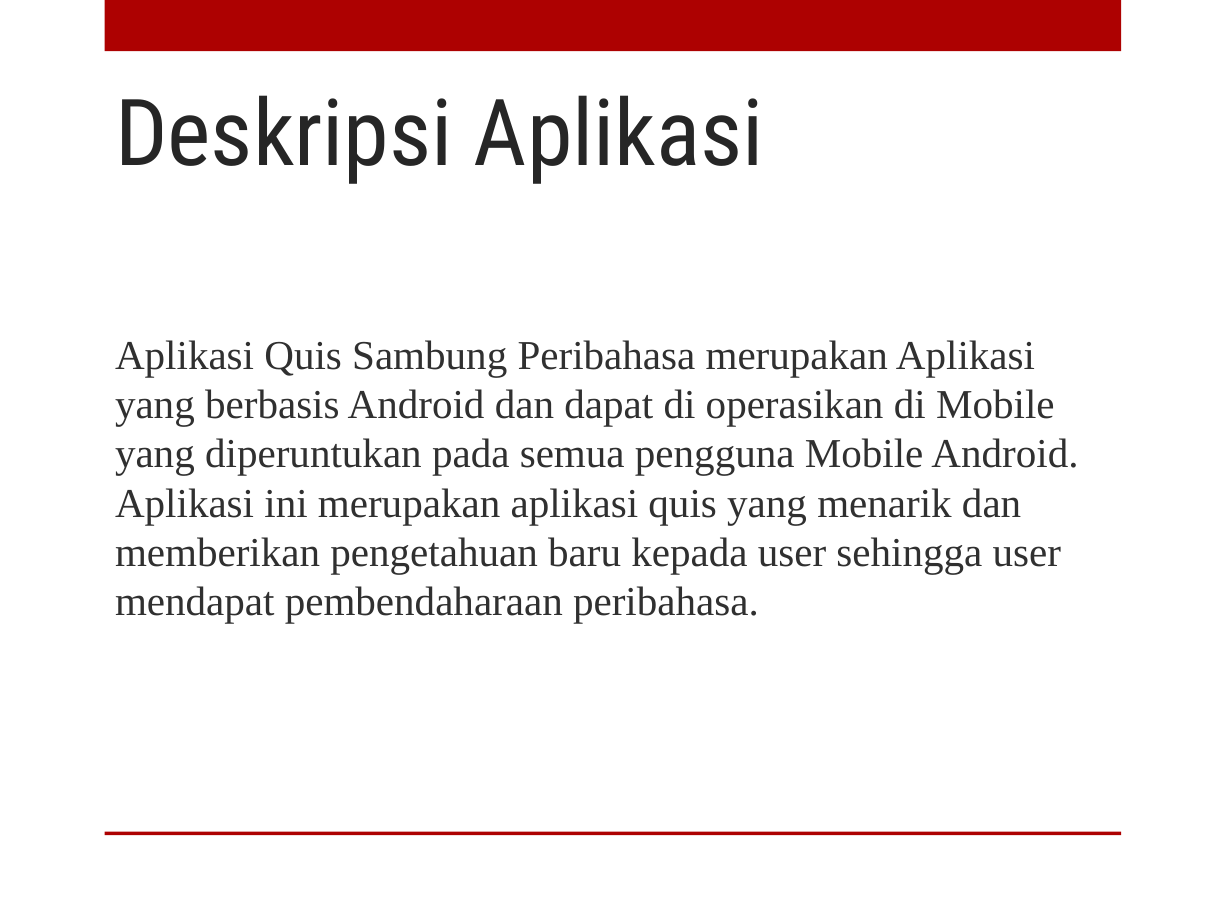
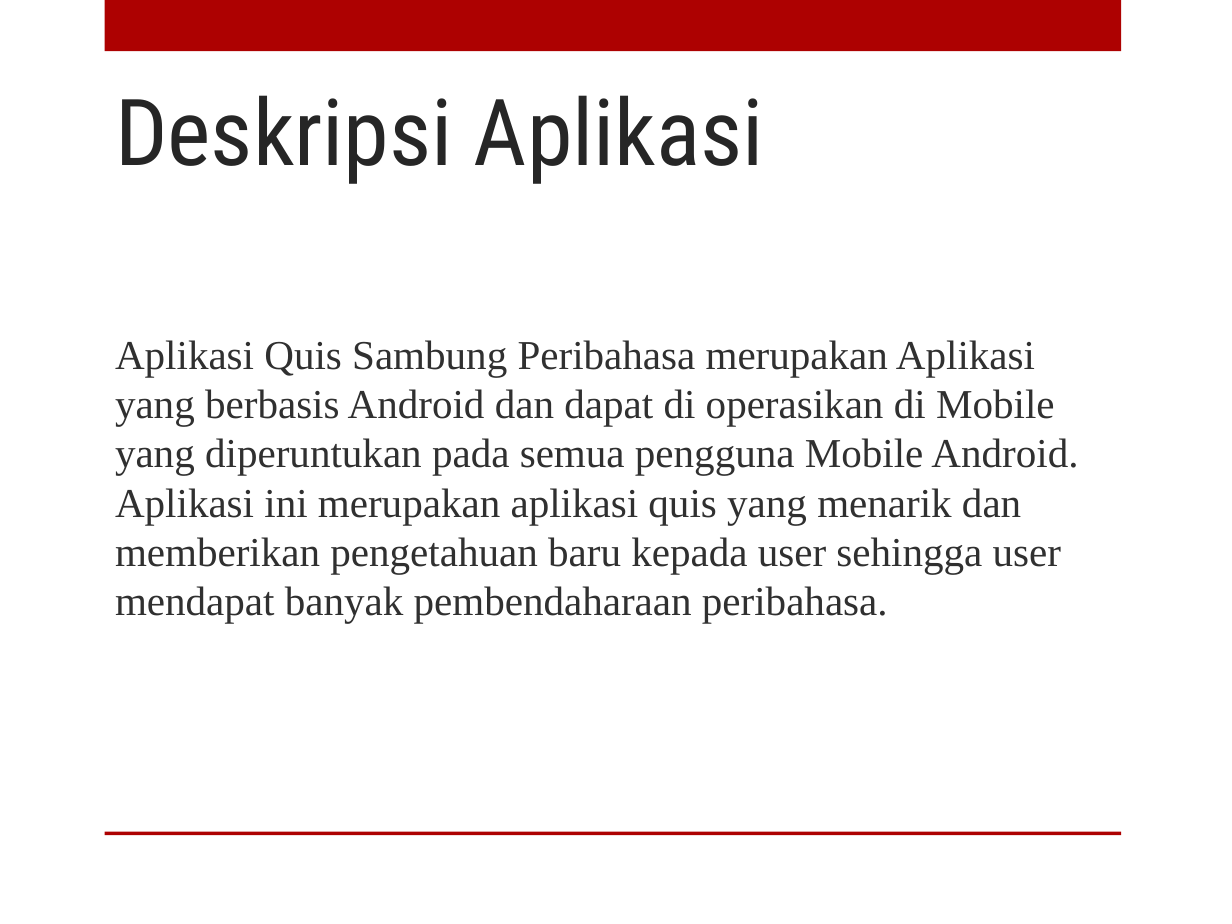
Before and after one commit to FikriFikrulMubarok/Tubes--IFG--1127050059--1127050043, a slide deck: slide 2 of Aplikasi Quis Sambung Peribahasa.pptx. Drawn at 1232x924 pixels with LibreOffice and Linux fonts; fonts in the diff are those of the drawing; background and template pictures are left out. Boxes give left, top, right and bottom in pixels: in the first picture for what was removed or moved away, otherwise in the second. Text is boxed around its words. In the diff, an @@ line names an element or a change of style, - is before the commit and + after.

```diff
--- a/Aplikasi Quis Sambung Peribahasa.pptx
+++ b/Aplikasi Quis Sambung Peribahasa.pptx
@@ text at [115,340,1078,623]: text changed @@
-Aplikasi Quis Sambung Peribahasa merupakan Aplikasi yang berbasis Android dan dapat di operasikan di Mobile yang diperuntukan pada semua pengguna Mobile Android. Aplikasi ini merupakan aplikasi quis yang menarik dan memberikan pengetahuan baru kepada user sehingga user mendapat pembendaharaan peribahasa.
+Aplikasi Quis Sambung Peribahasa merupakan Aplikasi yang berbasis Android dan dapat di operasikan di Mobile yang diperuntukan pada semua pengguna Mobile Android. Aplikasi ini merupakan aplikasi quis yang menarik dan memberikan pengetahuan baru kepada user sehingga user mendapat banyak pembendaharaan peribahasa.
```
Also in this commit, not shown: 5 other slides changed, 2 slides added, 1 slide removed, 10 other files.
